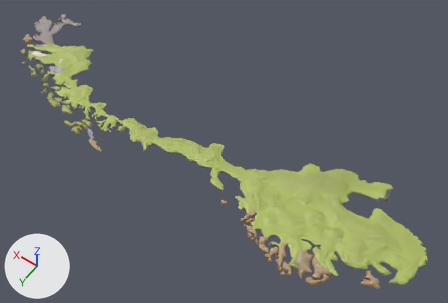
The FBX model Assets/Norvegian_Map/Mesh/Ground_01.fbx, before and after one commit.
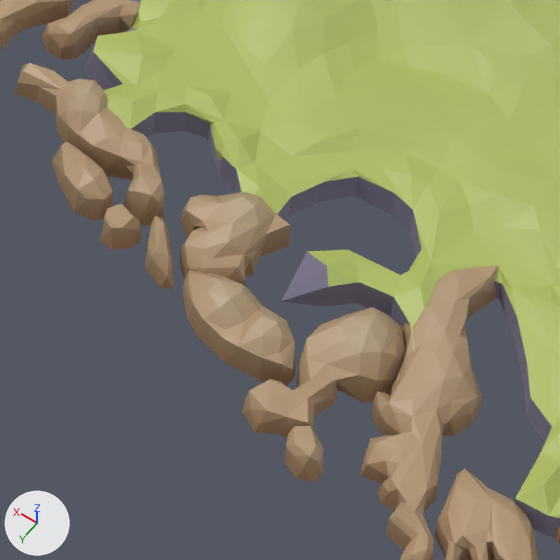
Each version is shown whole from a camera (50 mm lens) standing at (-0.45, 0.507, 0.816) and looking at (-0.062, -0.036, -0.038), then close up on the part from 54% to 65% of the width and 72% to 89% of the height. Arrows for +X, +Y and +Z are at lower left; the lights stay in place. The last two pictures show the newer version. Where no turn or scale is listed for an object, it has been applied to the vertices.

The first close-up shows 'Ground_01'.
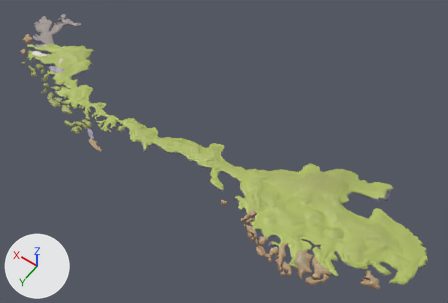
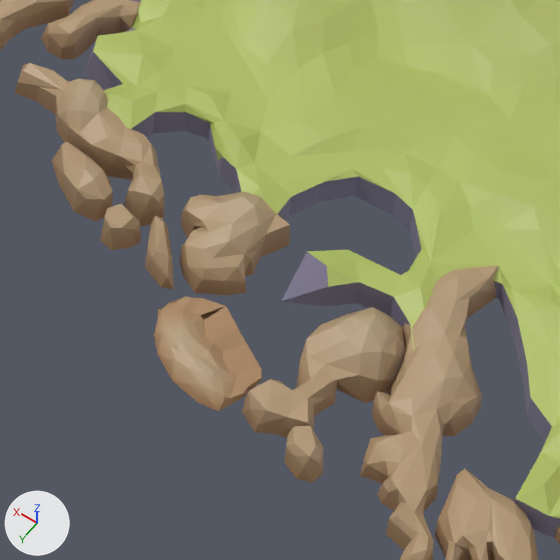
Location of each change, [x1, y1, x2, y2] in pixels of the close-ups (560 x 560 px):
part 1 of me_mesh, reshaped
    before: [183, 270, 295, 386]
    after: [154, 296, 263, 411]

The change, as a list of edits to the scene's bpy script:
```text
Change me_mesh:
    used by ob_ground_01; location = (0.0, 0.0, 0.0)
    remove me_mesh.from_pydata(...)  # 7641 vertices, 13470 faces; spans x -0.441..0.444, y -0.134..0.11, z -0.034..-0.014
    add me_mesh.from_pydata(...)  # 7691 vertices, 13519 faces; spans x -0.441..0.444, y -0.134..0.11, z -0.034..-0.014
    me_mesh part 1
    14 vertices are removed from x -0.236..-0.214, y 0.084..0.092, z -0.031..-0.025
    40 faces are deleted
    3 vertices in x -0.234..-0.23, y 0.085..0.087, z -0.025..-0.024 move by (0.005, 0.01, -0.003)
    31 vertices move from x -0.236..-0.215, y 0.083..0.092, z -0.031..-0.023 to x -0.23..-0.215, y 0.09..0.099, z -0.03..-0.027
    64 vertices are added at x -0.233..-0.215, y 0.086..0.1, z -0.031..-0.027
    89 new faces join them
```
